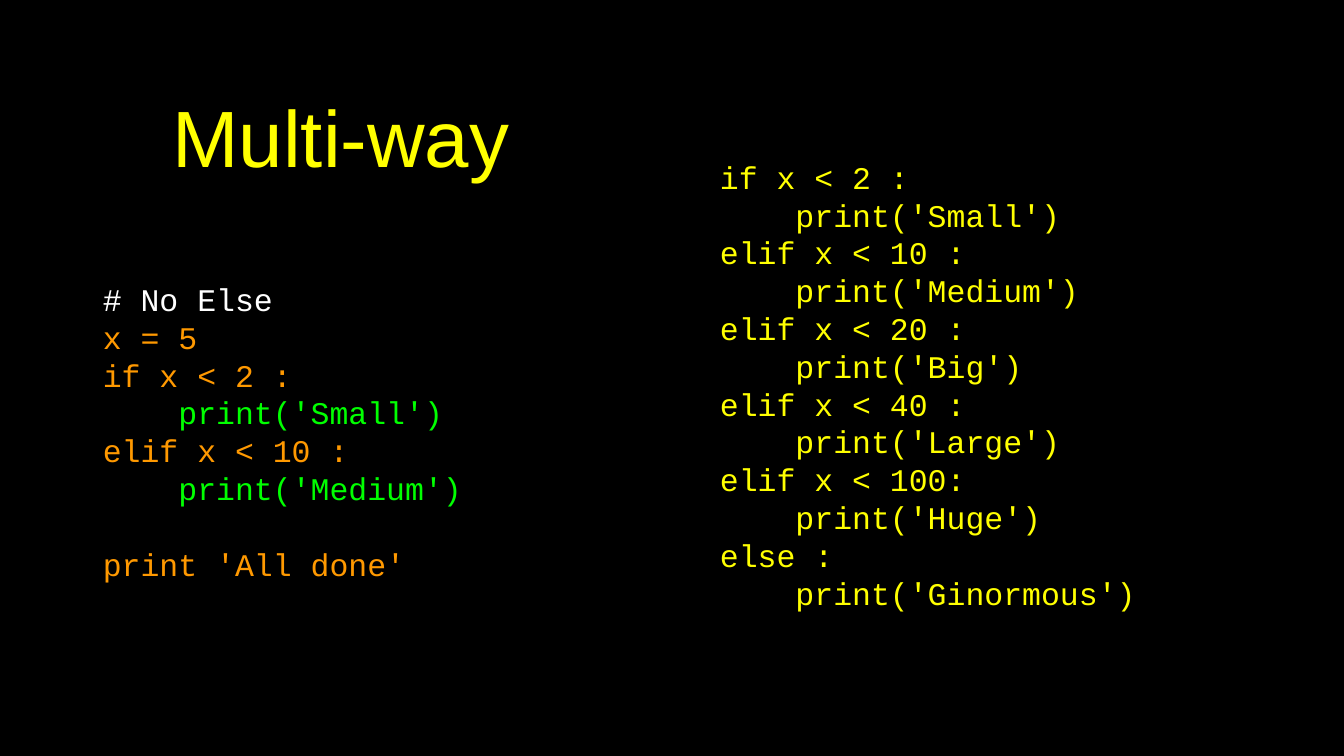
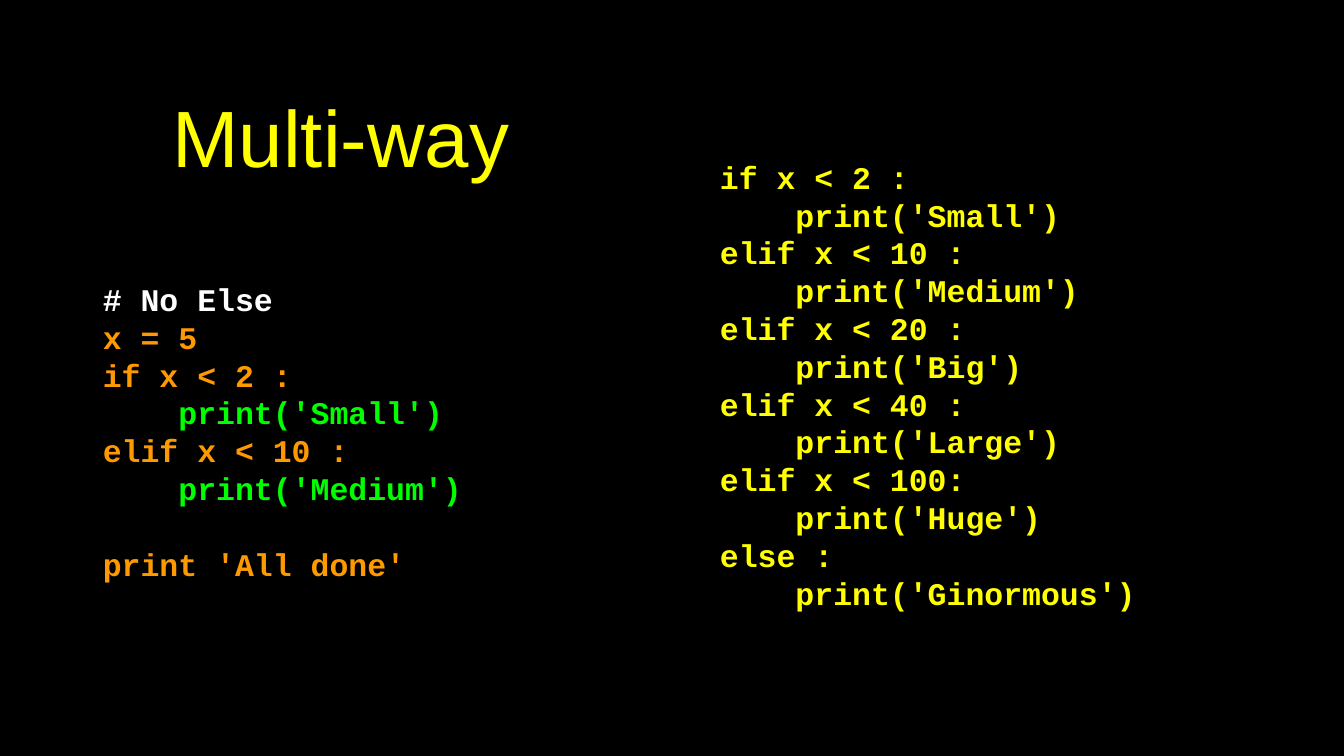
Before and after one commit to csev/py4e, a slide deck: slide 19 of lectures3/Pythonlearn-03-Conditional.pptx. Drawn at 1344x756 pixels with LibreOffice and Linux fonts; fonts in the diff are those of the drawing. Boxes give left, top, right and bottom in pixels: in the first picture for what was removed or moved away, otherwise in the second. Text is boxed around its words. In the diff, an @@ line names an element or a change of style, - is before the commit and + after.

```diff
--- a/lectures3/Pythonlearn-03-Conditional.pptx
+++ b/lectures3/Pythonlearn-03-Conditional.pptx
@@ text "if x < 2 :" at [720, 166, 1135, 612]: bold on @@
@@ text "# No Else" at [103, 288, 461, 583]: bold on @@
```
Also in this commit, not shown: 18 other slides changed, 1 other file.
